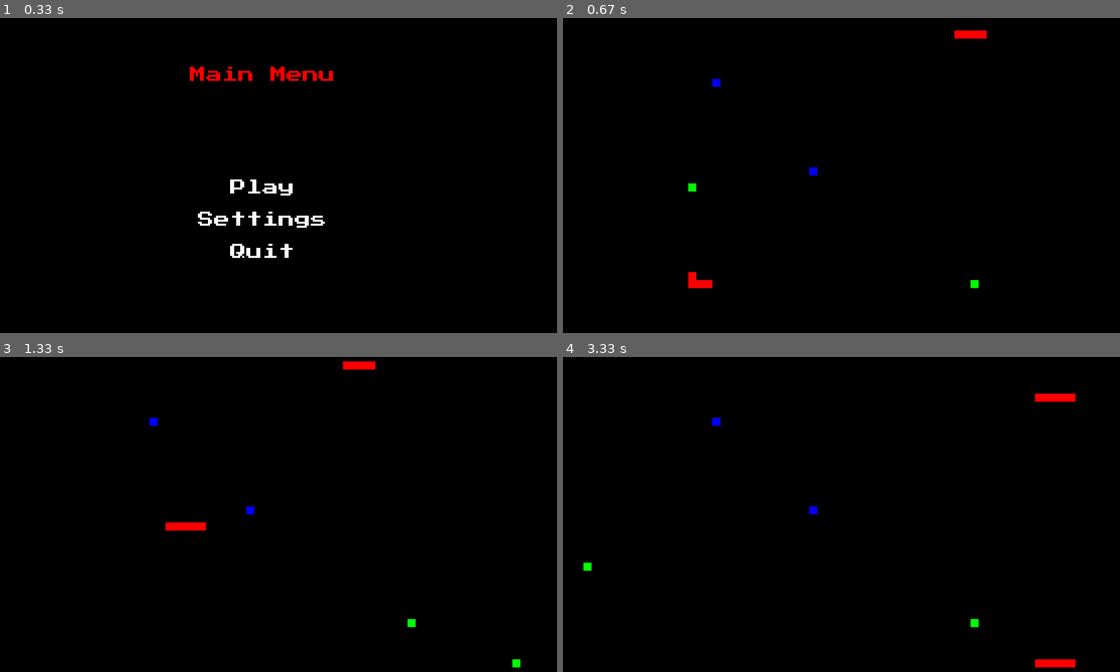
Above: before the commit, frames 1-4 (two rows, left to right).
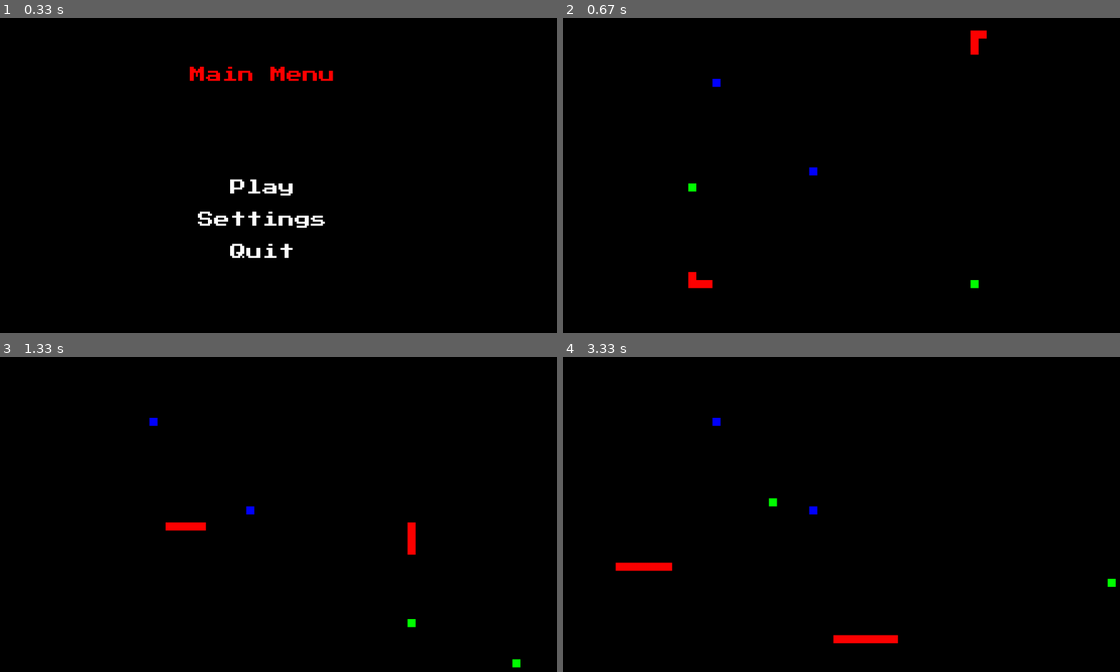
Above: after the commit, the same moments.

Repository: nmurphy101/Pygame2DFramework
Game: pygame game, started from main.py
The game is run twice, just before and just after one commit, with the same random seed, the same clock (stepped at 60 frames per second) and the same inputs.
Inputs (mouse positions are in pixels of both pictures, inside the frame that each line leads up to):
- Up to frame 1 (0.33 s): no input
- Up to frame 2 (0.67 s): click (824, 188) at 0.38 s
- Up to frame 3 (1.33 s): no input
- Up to frame 4 (3.33 s): no input

Frame 1 is identical in both runs. In frame 2, 0.2% of the frame differs, in the area x 70-75%, y 3-12%; in frame 3, 0.3%; in frame 4, 1.2%, in the area x 3-100%, y 11-99%.

Commit message:
Descovered invisible dead body left over bug Added AI choosing primary target logic

Diff:
--- a/future_features.txt
+++ b/future_features.txt
@@ -53,13 +53,14 @@
         iii. Disalow teleporters
         iv. decrease sight
     c. Add more complex target acquisition
-        i. to deal with multiple primary targets - WIP
+        i. to deal with multiple primary targets - DONE
         ii. to situationally deal with a secondary target - DONE
 
 
 Bugs:
 1. Food was able to spawn onto a portal/tail... That's not right...
 2. The game slows down after awhile with more tail segments fix performance issues
+3. Dead second snake while invisible is detected by the ai and attempts to avoid it...
 
 
 
--- a/pkg/snake_game/ai/ai.py
+++ b/pkg/snake_game/ai/ai.py
@@ -132,8 +132,6 @@
                 line.open = False
             # Check the sight lines for a open direction
             if obj.rect.colliderect(line):
-                # if "TelePortal" in obj.name:
-                #     print("Seeing Portal: ", obj)
                 if self.difficulty >= 0:
                     line.open = self.decide_portal(obj, entity)
                 else:
--- a/pkg/snake_game/entities/entity.py
+++ b/pkg/snake_game/entities/entity.py
@@ -59,7 +59,7 @@
         # Where entity is looking = (Up = 0, Right = 1, Down = 2, Left = 3)
         self.direction = 2
         # Determines how far the entity can see ahead of itself in the direction it's looking
-        self.sight = 3 * self.size
+        self.sight = 2 * self.size
         # Obj pos/size  = (left, top, width, height)
         self.obj = (self.pos_x, self.pos_y, self.size+8, self.size)
         # RGB color = pink default
--- a/pkg/snake_game/entities/snake/snake.py
+++ b/pkg/snake_game/entities/snake/snake.py
@@ -11,6 +11,7 @@
     :license: GPLv3, see LICENSE for more details.
 '''
 
+import math
 import random
 import pygame
 # pylint: disable=no-name-in-module
@@ -146,12 +147,7 @@
         if self.moved_last_cnt >= 1 and self.alive:
             # Check if Ai or player controls this entity
             if not self.player:
-                for name, obj in self.base_game.game.obj_dict.items():
-                    if "food" in name:
-                        self.target = (obj.pos_x, obj.pos_y)
-                self.direction = self.base_game.game.chosen_ai.decide_direction(
-                    self, self.target, self.base_game.game.obj_dict, difficulty=0
-                )
+                self.aquire_primary_target("food")
             # pylint: disable=access-member-before-definition
             # Save current position as last position
             self.prev_pos_x = self.pos_x
@@ -186,6 +182,18 @@
                     continue
                 if obj1.rect.colliderect(child):
                     obj1.die(f"Collided with {child.ID}")
+
+    def aquire_primary_target(self, target_name):
+        primary_target = (None, 10000*100000)
+        for name, obj in self.base_game.game.obj_dict.items():
+            if target_name in name:
+                dist_self = math.hypot(obj.pos_x - self.pos_x, obj.pos_y - self.pos_y)
+                if dist_self < primary_target[1]:
+                    primary_target = (obj, dist_self)
+        self.target = (primary_target[0].pos_x, primary_target[0].pos_y)
+        self.direction = self.base_game.game.chosen_ai.decide_direction(
+            self, self.target, self.base_game.game.obj_dict, difficulty=0
+        )
 
 
 class TailSegment(Entity):
